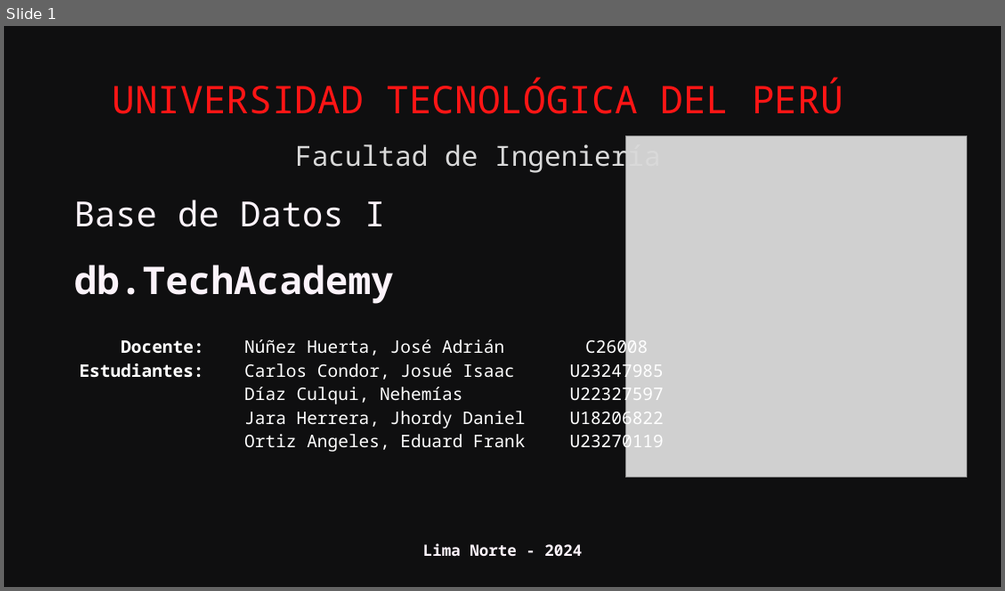
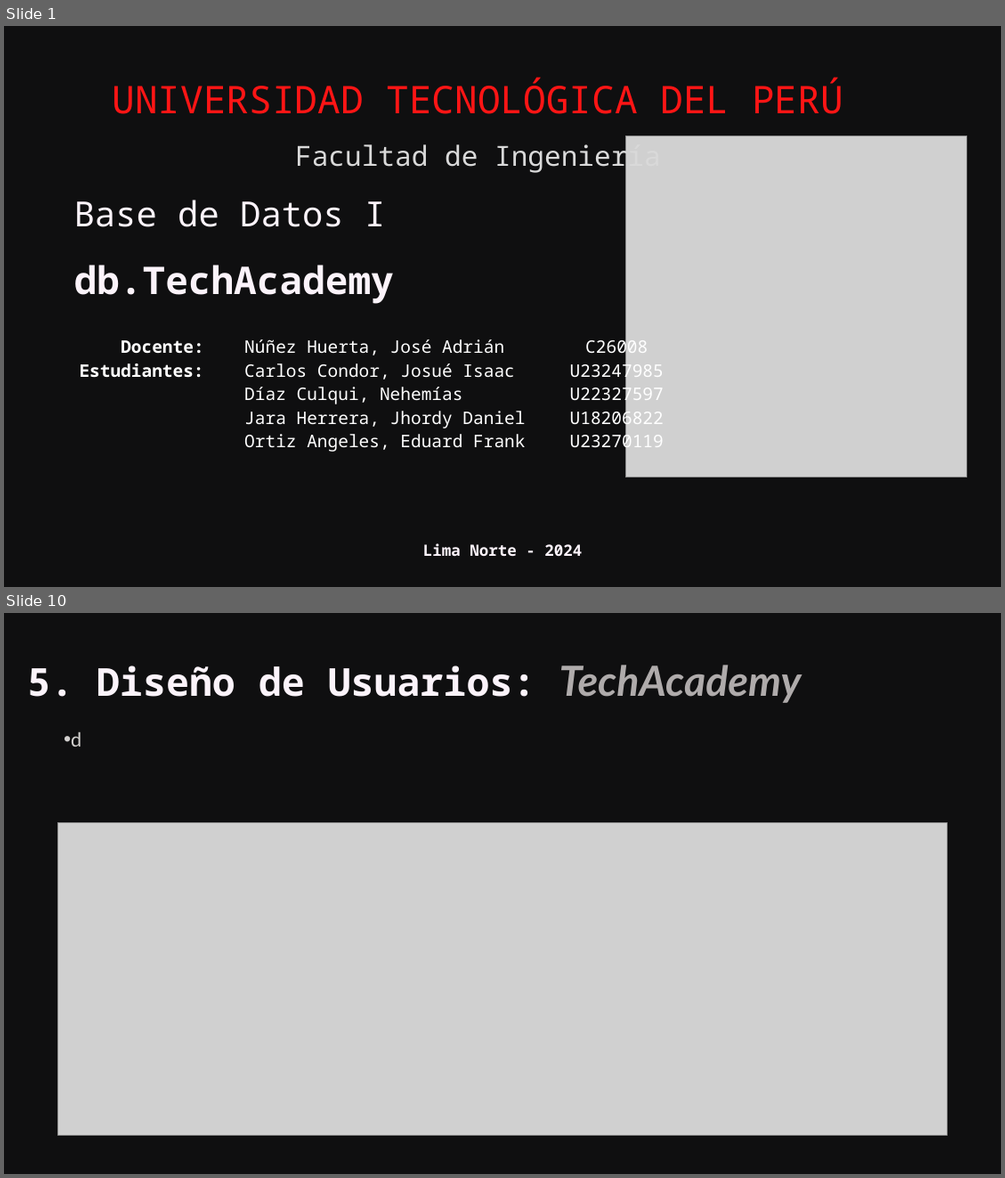
Before and after one commit to E-specter/Proyect-Database_I, a slide deck: BD.Proyect-Presentation.pptx. Shown one above the other, each under a label of ours: slide 1 before the commit, slides 1 and 10 after it; the slides between them are not shown. The pictures are 1005x591 and 1005x1178 pixels, drawn with LibreOffice and Linux fonts; fonts in the diff are those of the drawing; grey boxes stand for pictures; background and template pictures are left out. Boxes give left, top, right and bottom in pixels: in the first picture for what was removed or moved away, otherwise in the second. Text is boxed around its words. In the diff, an @@ line names an element or a change of style, - is before the commit and + after.

```diff
--- a/BD.Proyect-Presentation.pptx
+++ b/BD.Proyect-Presentation.pptx
@@ slide 10 added at [4,613,1001,1174], background #000000; not listed: 1 template element that a slide beside it also shows @@
@@ text added at [27,665,801,703], 44.5 pt, text #FBF3FA, bold @@
+5. Diseño de Usuarios: TechAcademy
@@ text added at [71,732,81,747], 24 pt, text #D2D0CE @@
+• d
@@ picture added at [57,823,947,1135] @@
```
Also in this commit, not shown: 1 slide changed, 8 other slides added, 23 slides removed.
